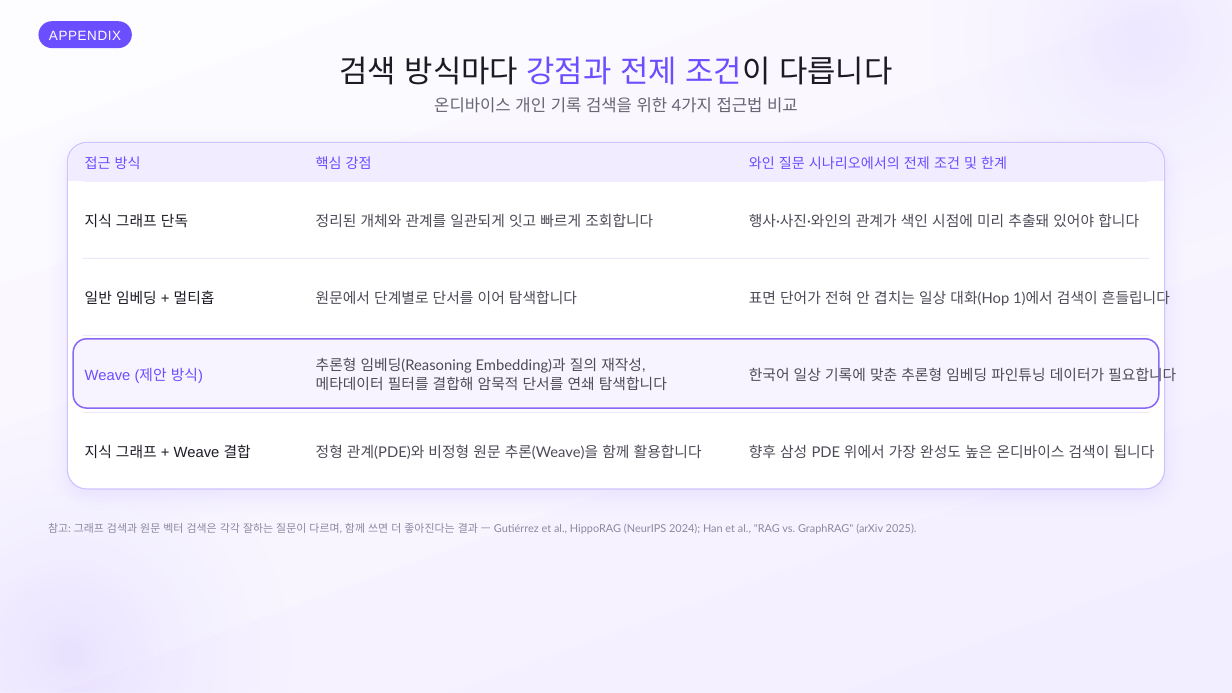
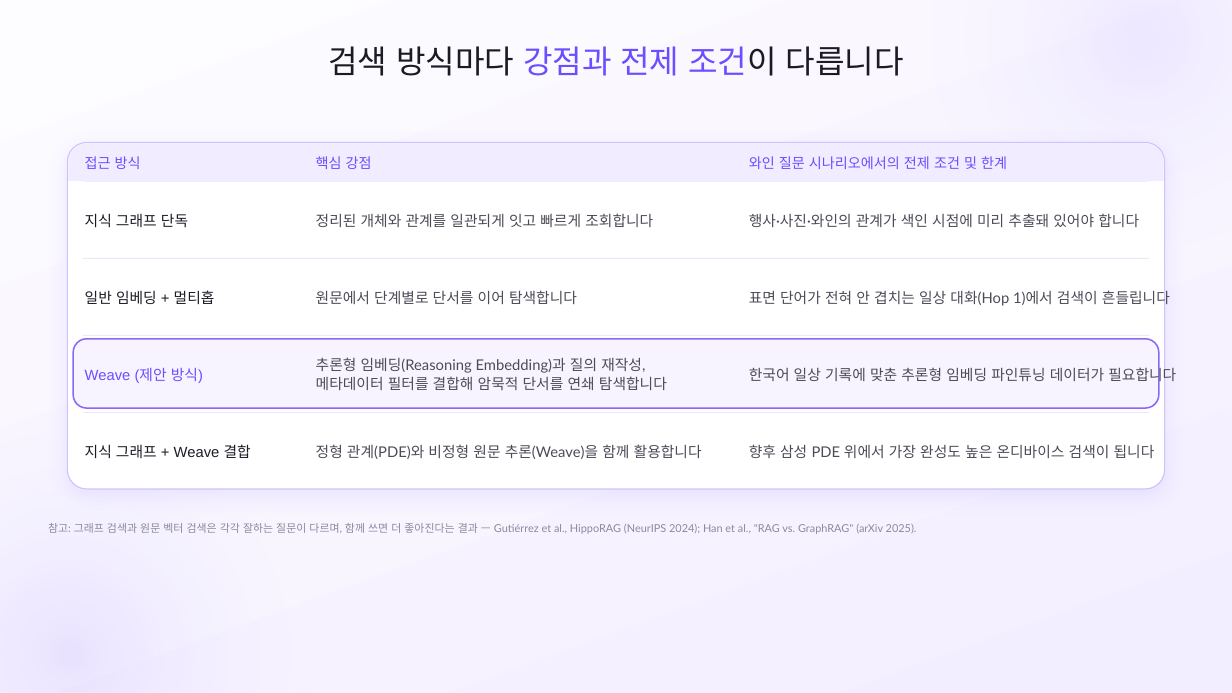
Before and after one commit to SB-Jo/t3, a slide deck: slide 22 of weave/결선준비/09_HowItWorks/HowItWorks_Argon.pptx. Drawn at 1232x693 pixels with LibreOffice and Linux fonts; fonts in the diff are those of the drawing. Boxes give left, top, right and bottom in pixels: in the first picture for what was removed or moved away, otherwise in the second. Text is boxed around its words. In the diff, an @@ line names an element or a change of style, - is before the commit and + after.

```diff
--- a/weave/결선준비/09_HowItWorks/HowItWorks_Argon.pptx
+++ b/weave/결선준비/09_HowItWorks/HowItWorks_Argon.pptx
@@ rounded rectangle removed at [39, 21, 132, 48] @@
-APPENDIX
@@ text "검색 방식마다 강점과 전제 조건이 ...": place and size @@
-text "검색 방식마다 강점과 전제 조건이 ..." at [339, 56, 892, 85]
+text "검색 방식마다 강점과 전제 조건이 ..." at [328, 46, 904, 76]
@@ text "검색 방식마다 강점과 전제 조건이 ..." at [328, 46, 904, 76]: size 24 to 25 pt; line spacing 25.6pt to 26.6pt @@
@@ text removed at [434, 97, 798, 113] @@
-온디바이스 개인 기록 검색을 위한 4가지 접근법 비교
```
Also in this commit, not shown: 25 other slides changed, 9 other files.
